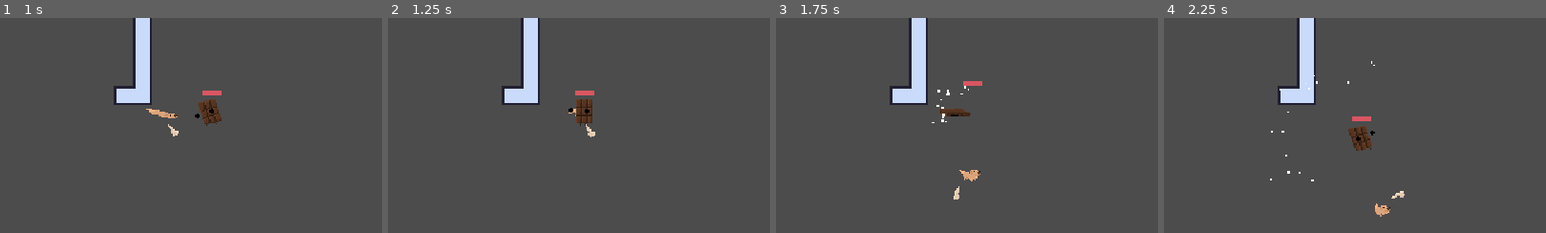
Above: before the commit, frames 1-4 (left to right).
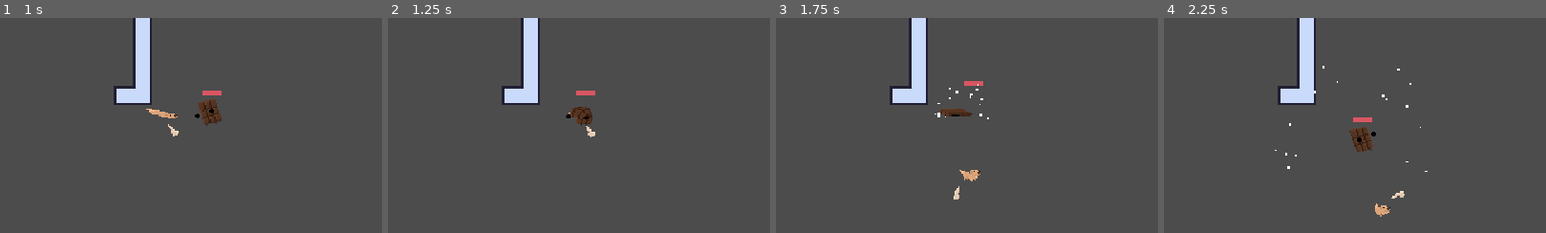
Above: after the commit, the same moments.

Repository: 3k2ng/dog-puff-pensive
Game: Godot game, scene res://scenes/demo_tung.tscn
Two runs of this game, one before a commit and one after it. Both use one fixed random seed, a clock stepped at 60 frames per second and the inputs below. The project has no main scene, so this scene is started directly.
Inputs (mouse positions are % of the whole screen's width and height, from its top left):
- Up to frame 1 (1 s): move the mouse to (72, 45) at 0.52 s; hold D (move_right) from 0.53 s (still down); right-click (72, 45) at 0.6 s
- Up to frame 2 (1.25 s): keep holding D (move_right)
- Up to frame 3 (1.75 s): move the mouse to (30, 55) at 1.27 s; release D (move_right) at 1.28 s; hold S (move_down) from 1.28 s (still down); click (30, 55) at 1.35 s
- Up to frame 4 (2.25 s): move the mouse to (60, 28) at 2.02 s; release S (move_down) at 2.03 s; hold D (move_right) from 2.03 s (still down); right-click (60, 28) at 2.1 s
The pictures show only the part of the screen within x 33-83%, y 15-65%; the shares and areas given below are measured in that part.

Frame 1 is identical in both runs. In frame 2, 0.4% of the frame differs, in the area x 46-55%, y 33-51%; in frame 3, 0.2%; in frame 4, 0.4%, in the area x 27-69%, y 20-76%.

Commit message:
enemy change

Diff:
--- a/scripts/enemies/basic_enemy.gd
+++ b/scripts/enemies/basic_enemy.gd
@@ -12,7 +12,7 @@
 const MOVEMENT_SPEED = 32
 
 const DETECTION_RANGE = 160 # 10 blocks
-const ATTACK_RANGE = 16
+const ATTACK_RANGE = 20
 const CLOSEST_DIST = 1 # closest distance needed to consider arrived at last know player location
 
 const STUN_TIME = 0.1
